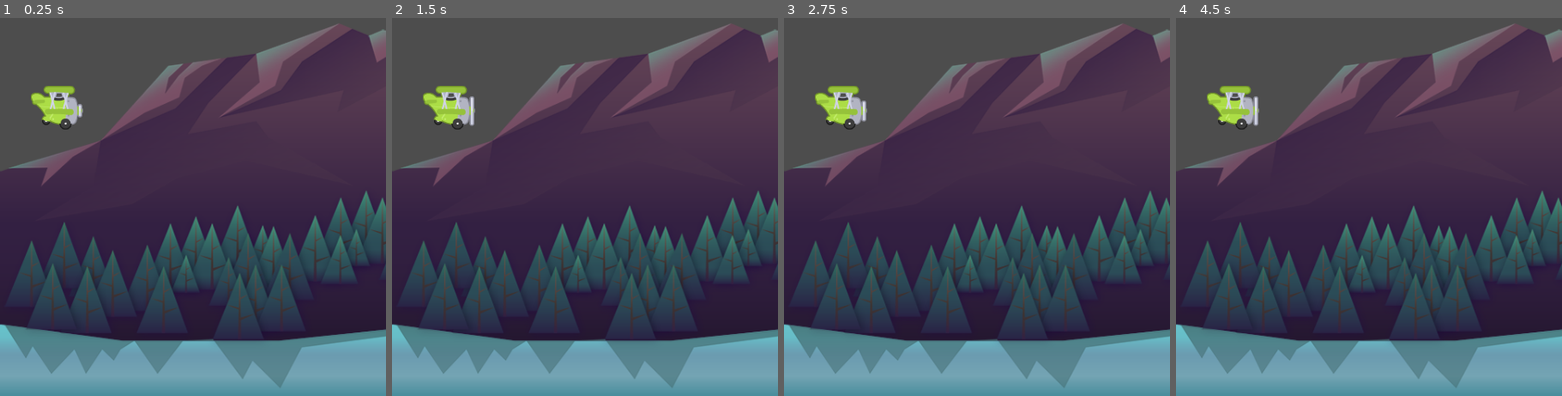
Above: before the commit, frames 1-4 (left to right).
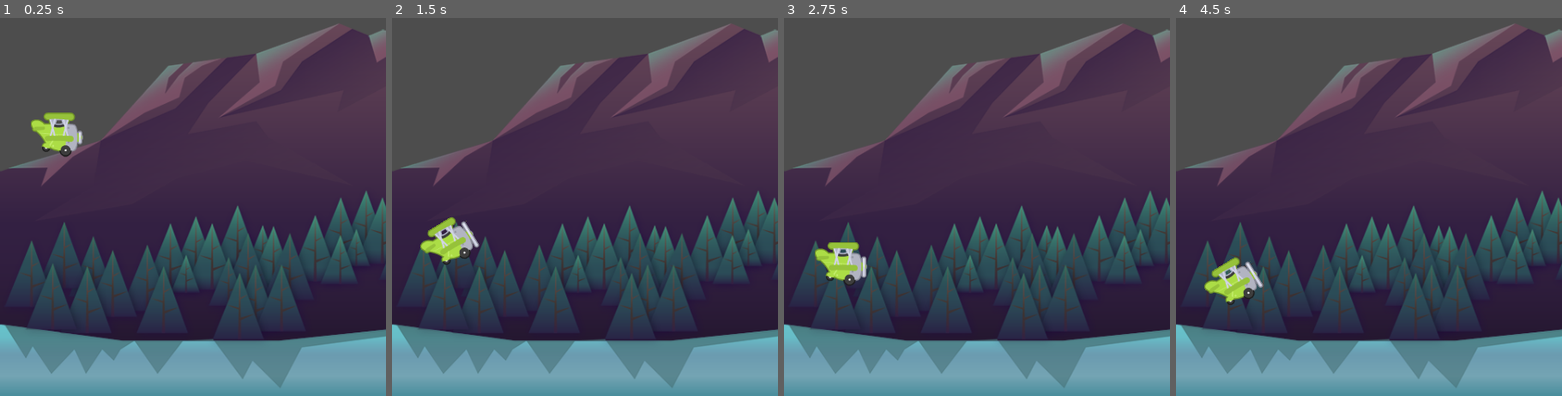
Above: after the commit, the same moments.

Repository: jaerrib/learning-godot
Game: Godot game, scene res://scenes/game/game.tscn
Two runs of this game, one before a commit and one after it. Both use one fixed random seed, a clock stepped at 60 frames per second and the inputs below.
Inputs:
- Up to frame 1 (0.25 s): no input
- Up to frame 2 (1.5 s): tap Space (fly, bound only after the commit) at 0.6, 1.35 s
- Up to frame 3 (2.75 s): tap Space (fly, bound only after the commit) at 2.1 s
- Up to frame 4 (4.5 s): tap Space (fly, bound only after the commit) at 2.85, 3.6, 4.35 s

The runs differ from the first frame. In frame 1, 1.7% of the frame differs, in the area x 8-22%, y 17-37%; in frame 2, 2.1%; in frame 3, 2.0%; in frame 4, 2.1%, in the area x 7-23%, y 17-76%.

Commit message:
Add ceiling and floor barriers, plane gravity and input

Diff:
--- a/tappy-plane/project.godot
+++ b/tappy-plane/project.godot
@@ -21,6 +21,14 @@
 window/size/viewport_height=854
 window/stretch/mode="canvas_items"
 
+[input]
+
+fly={
+"deadzone": 0.5,
+"events": [Object(InputEventKey,"resource_local_to_scene":false,"resource_name":"","device":-1,"window_id":0,"alt_pressed":false,"shift_pressed":false,"ctrl_pressed":false,"meta_pressed":false,"pressed":false,"keycode":0,"physical_keycode":32,"key_label":0,"unicode":32,"location":0,"echo":false,"script":null)
+]
+}
+
 [rendering]
 
 renderer/rendering_method="mobile"
--- /dev/null
+++ b/tappy-plane/scenes/barrier/barrier.tscn
@@ -0,0 +1,10 @@
+[gd_scene load_steps=2 format=3 uid="uid://bkcl2rt0qwsp5"]
+
+[sub_resource type="RectangleShape2D" id="RectangleShape2D_8d8ph"]
+size = Vector2(495, 21)
+
+[node name="Barrier" type="StaticBody2D"]
+
+[node name="CollisionShape2D" type="CollisionShape2D" parent="."]
+position = Vector2(237.5, -0.5)
+shape = SubResource("RectangleShape2D_8d8ph")
--- a/tappy-plane/scenes/game/game.tscn
+++ b/tappy-plane/scenes/game/game.tscn
@@ -1,7 +1,8 @@
-[gd_scene load_steps=3 format=3 uid="uid://qvr6vwttoy0y"]
+[gd_scene load_steps=4 format=3 uid="uid://qvr6vwttoy0y"]
 
 [ext_resource type="Texture2D" uid="uid://cttx3swgd0pmm" path="res://assets/background/rocks_2.png" id="1_yg1d0"]
 [ext_resource type="PackedScene" uid="uid://brfwkoob4guba" path="res://scenes/plane/plane.tscn" id="2_p1bsv"]
+[ext_resource type="PackedScene" uid="uid://bkcl2rt0qwsp5" path="res://scenes/barrier/barrier.tscn" id="3_locvj"]
 
 [node name="Game" type="Node2D"]
 
@@ -9,5 +10,11 @@
 position = Vector2(960, 320)
 texture = ExtResource("1_yg1d0")
 
-[node name="Plane" parent="Sprite2D" instance=ExtResource("2_p1bsv")]
-position = Vector2(-890, 176)
+[node name="Plane" parent="." instance=ExtResource("2_p1bsv")]
+position = Vector2(70, 496)
+
+[node name="Barrier" parent="." instance=ExtResource("3_locvj")]
+position = Vector2(7, 863)
+
+[node name="Barrier2" parent="." instance=ExtResource("3_locvj")]
+position = Vector2(0, -36)
--- /dev/null
+++ b/tappy-plane/scenes/plane/plane.gd
@@ -0,0 +1,33 @@
+extends CharacterBody2D
+
+
+const GRAVITY: float = 1000.0
+const POWER: float = -350.0
+
+@onready var animated_sprite_2d: AnimatedSprite2D = $AnimatedSprite2D
+@onready var animation_player: AnimationPlayer = $AnimationPlayer
+
+
+# Called when the node enters the scene tree for the first time.
+func _ready() -> void:
+	pass # Replace with function body.
+
+
+# Called every frame. 'delta' is the elapsed time since the previous frame.
+func _physics_process(delta: float) -> void:
+
+	velocity.y += GRAVITY * delta
+	fly()
+	move_and_slide()
+	if is_on_floor():
+		die()
+
+func fly() -> void:
+	if Input.is_action_just_pressed("fly"):
+		velocity.y = POWER
+		animation_player.play("power")
+
+
+func die() -> void:
+	set_physics_process(false)
+	animated_sprite_2d.stop()
--- a/tappy-plane/scenes/plane/plane.tscn
+++ b/tappy-plane/scenes/plane/plane.tscn
@@ -1,6 +1,7 @@
-[gd_scene load_steps=7 format=3 uid="uid://brfwkoob4guba"]
+[gd_scene load_steps=11 format=3 uid="uid://brfwkoob4guba"]
 
 [ext_resource type="Texture2D" uid="uid://c2p3hyg2y8m2c" path="res://assets/plane/planes_sheet.png" id="1_owm1a"]
+[ext_resource type="Script" path="res://scenes/plane/plane.gd" id="1_snlm7"]
 
 [sub_resource type="AtlasTexture" id="AtlasTexture_mu552"]
 atlas = ExtResource("1_owm1a")
@@ -34,7 +35,46 @@
 [sub_resource type="CircleShape2D" id="CircleShape2D_qxe1o"]
 radius = 23.0
 
+[sub_resource type="Animation" id="Animation_hxgs5"]
+resource_name = "power"
+length = 0.3
+step = 0.1
+tracks/0/type = "value"
+tracks/0/imported = false
+tracks/0/enabled = true
+tracks/0/path = NodePath("AnimatedSprite2D:rotation")
+tracks/0/interp = 2
+tracks/0/loop_wrap = true
+tracks/0/keys = {
+"times": PackedFloat32Array(0, 0.1, 0.3),
+"transitions": PackedFloat32Array(1, 1, 1),
+"update": 0,
+"values": [0.0, -0.523599, 0.0]
+}
+
+[sub_resource type="Animation" id="Animation_7eoqu"]
+length = 0.001
+tracks/0/type = "value"
+tracks/0/imported = false
+tracks/0/enabled = true
+tracks/0/path = NodePath("AnimatedSprite2D:rotation")
+tracks/0/interp = 1
+tracks/0/loop_wrap = true
+tracks/0/keys = {
+"times": PackedFloat32Array(0),
+"transitions": PackedFloat32Array(1),
+"update": 0,
+"values": [0.0]
+}
+
+[sub_resource type="AnimationLibrary" id="AnimationLibrary_fjftb"]
+_data = {
+"RESET": SubResource("Animation_7eoqu"),
+"power": SubResource("Animation_hxgs5")
+}
+
 [node name="Plane" type="CharacterBody2D"]
+script = ExtResource("1_snlm7")
 
 [node name="AnimatedSprite2D" type="AnimatedSprite2D" parent="."]
 scale = Vector2(0.75, 0.75)
@@ -47,3 +87,6 @@
 shape = SubResource("CircleShape2D_qxe1o")
 
 [node name="AnimationPlayer" type="AnimationPlayer" parent="."]
+libraries = {
+"": SubResource("AnimationLibrary_fjftb")
+}
